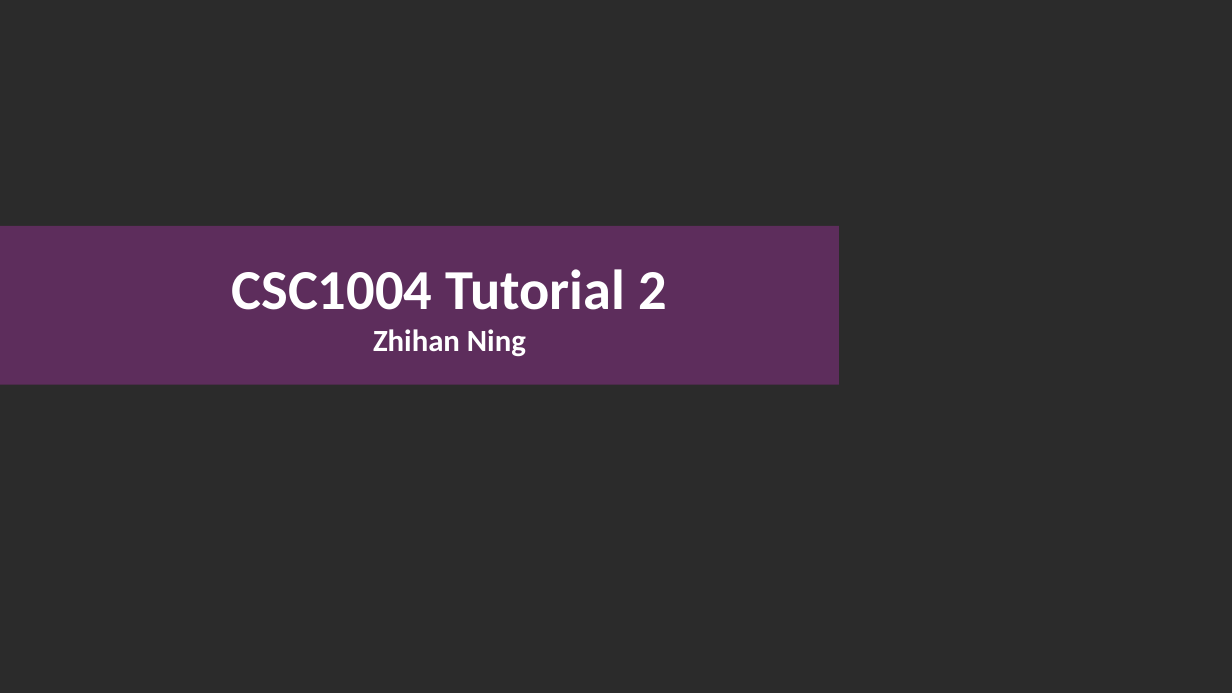
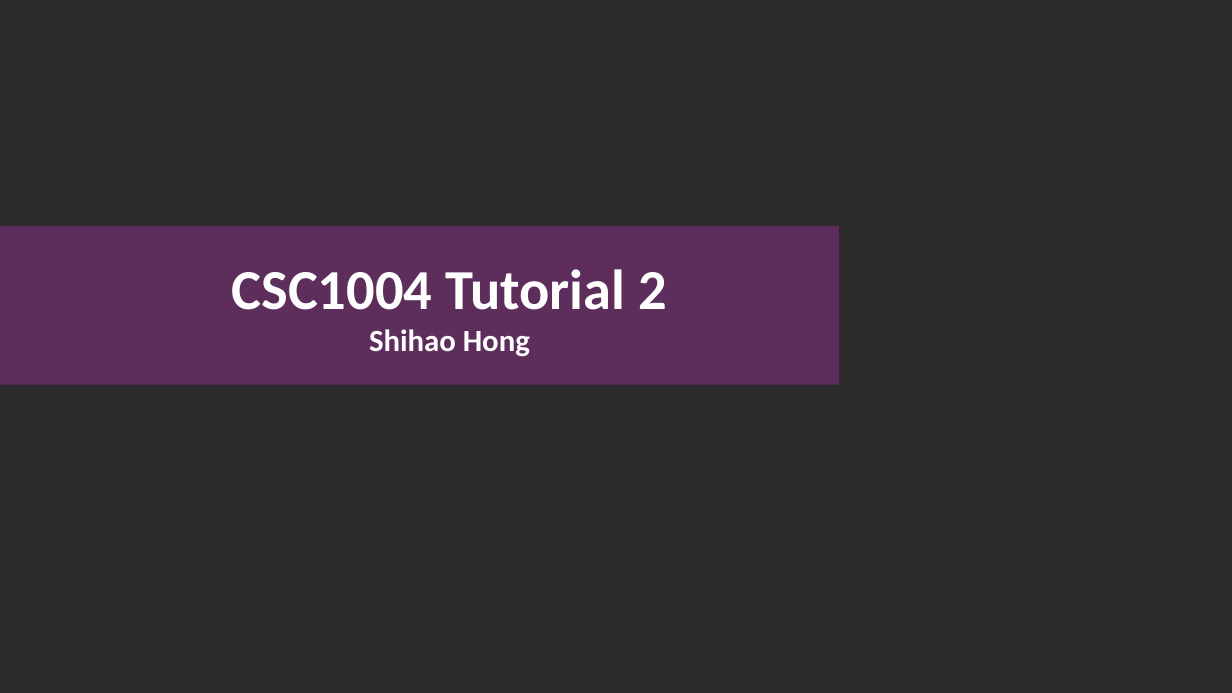
Before and after one commit to Guiliang/courses, a slide deck: slide 1 of cuhk-csc-1004/slides/CSC1004 Tutorial 2.pptx. Drawn at 1232x693 pixels with LibreOffice and Linux fonts; fonts in the diff are those of the drawing; background and template pictures are left out; a plain dark background stands for a picture behind light text. Boxes give left, top, right and bottom in pixels: in the first picture for what was removed or moved away, otherwise in the second. Text is boxed around its words. In the diff, an @@ line names an element or a change of style, - is before the commit and + after.

```diff
--- a/cuhk-csc-1004/slides/CSC1004 Tutorial 2.pptx
+++ b/cuhk-csc-1004/slides/CSC1004 Tutorial 2.pptx
@@ title at box(232, 269, 667, 357): text changed @@
-CSC1004 Tutorial 2
-Zhihan Ning
+CSC1004 Tutorial 2
+Shihao Hong
```
Also in this commit, not shown: 3 other slides changed, 3 slides added, 2 slides removed, 4 other files.
